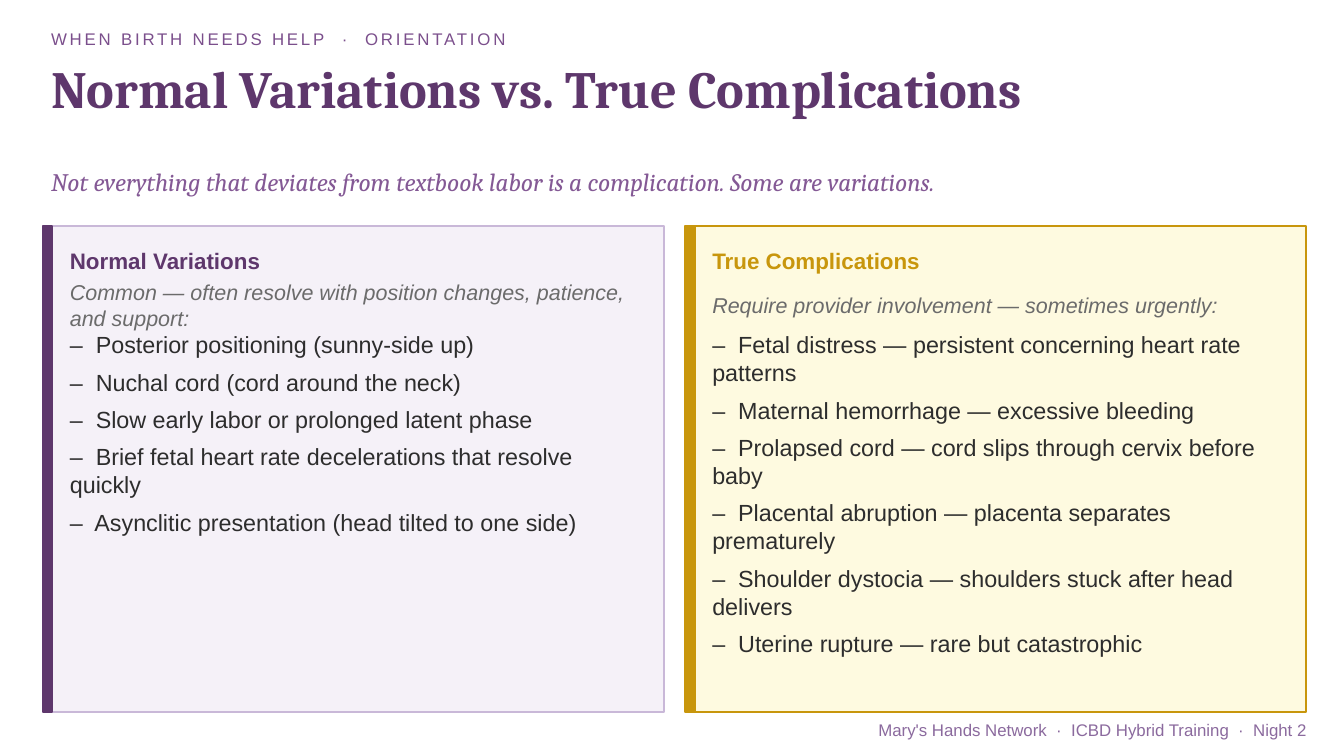
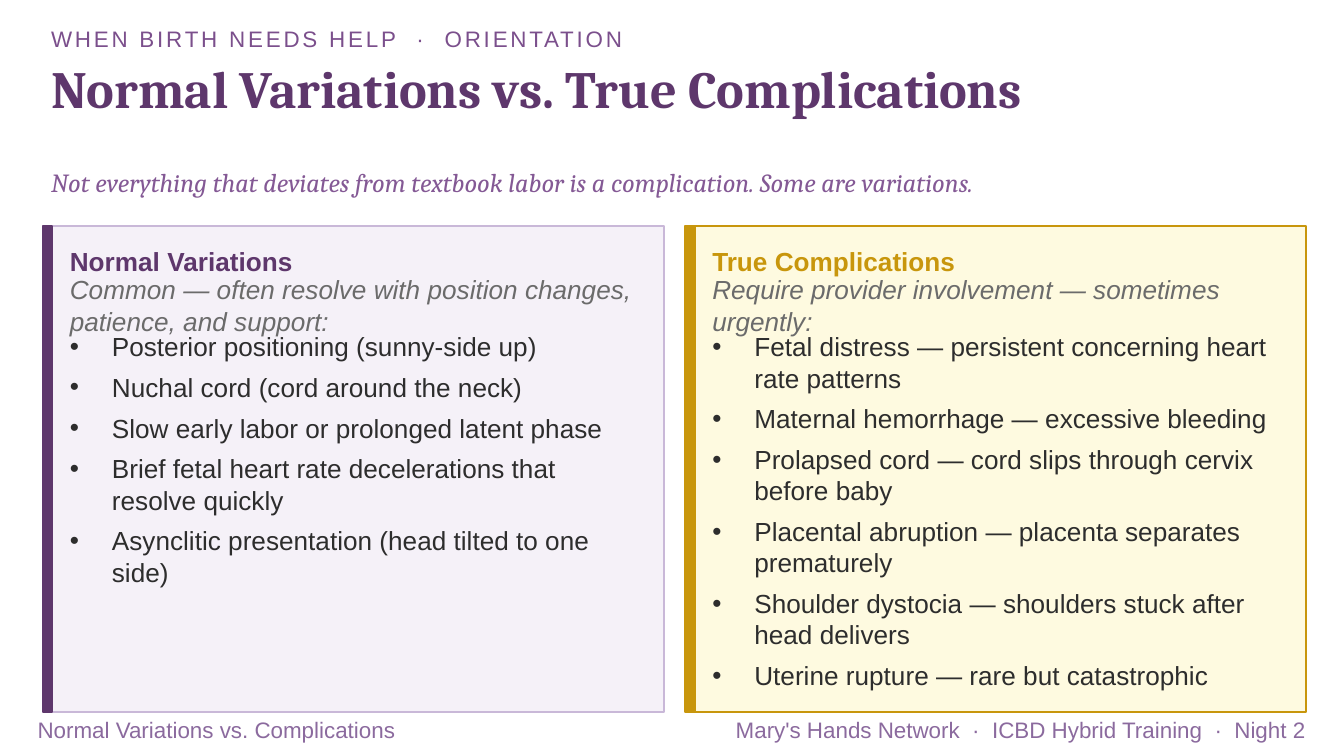
Before and after one commit to maryshandsnetwork-ai/MHNWebsiteTest, a slide deck: slide 54 of assets/training/mhn-icbd-night-2.pptx (slide 40 before the commit). Drawn at 1344x756 pixels with LibreOffice and Linux fonts; fonts in the diff are those of the drawing. Boxes give left, top, right and bottom in pixels: in the first picture for what was removed or moved away, otherwise in the second. Text is boxed around its words. In the diff, an @@ line names an element or a change of style, - is before the commit and + after.

```diff
--- a/assets/training/mhn-icbd-night-2.pptx
+++ b/assets/training/mhn-icbd-night-2.pptx
@@ text "WHEN BIRTH NEEDS HELP · ..." at bbox=[51, 24, 1301, 54]: size 9 to 12 pt @@
@@ text "Not everything that deviates from ..." at bbox=[51, 174, 973, 198]: size 13.5 to 14 pt @@
@@ text "Normal Variations" at bbox=[70, 252, 292, 272]: size 12 to 14 pt @@
@@ text "True Complications" at bbox=[712, 252, 955, 277]: size 12 to 14 pt @@
@@ text "Common — often resolve with ..." at bbox=[70, 280, 631, 337]: size 11.5 to 14 pt @@
@@ text "Require provider involvement — sometimes ..." at bbox=[712, 280, 1219, 337]: size 11.5 to 14 pt @@
@@ text at bbox=[112, 335, 602, 588]: text changed; size 12.5 to 14 pt @@
-– Posterior positioning (sunny-side up)
-– Nuchal cord (cord around the neck)
-– Slow early labor or prolonged latent phase
-– Brief fetal heart rate decelerations that resolve quickly
-– Asynclitic presentation (head tilted to one side)
+• Posterior positioning (sunny-side up)
+• Nuchal cord (cord around the neck)
+• Slow early labor or prolonged latent phase
+• Brief fetal heart rate decelerations that resolve quickly
+• Asynclitic presentation (head tilted to one side)
@@ text at bbox=[754, 335, 1267, 691]: text changed; size 12.5 to 14 pt @@
-– Fetal distress — persistent concerning heart rate patterns
-– Maternal hemorrhage — excessive bleeding
-– Prolapsed cord — cord slips through cervix before baby
-– Placental abruption — placenta separates prematurely
-– Shoulder dystocia — shoulders stuck after head delivers
-– Uterine rupture — rare but catastrophic
+• Fetal distress — persistent concerning heart rate patterns
+• Maternal hemorrhage — excessive bleeding
+• Prolapsed cord — cord slips through cervix before baby
+• Placental abruption — placenta separates prematurely
+• Shoulder dystocia — shoulders stuck after head delivers
+• Uterine rupture — rare but catastrophic
@@ text "Mary's Hands Network · ICBD ..." at bbox=[736, 722, 1305, 743]: size 9 to 12 pt @@
@@ text added at bbox=[38, 722, 395, 743], 12 pt, text #8B6A9E @@
+Normal Variations vs. Complications
```
Also in this commit, not shown: 53 other slides changed, 21 slides added, 1 other file.
